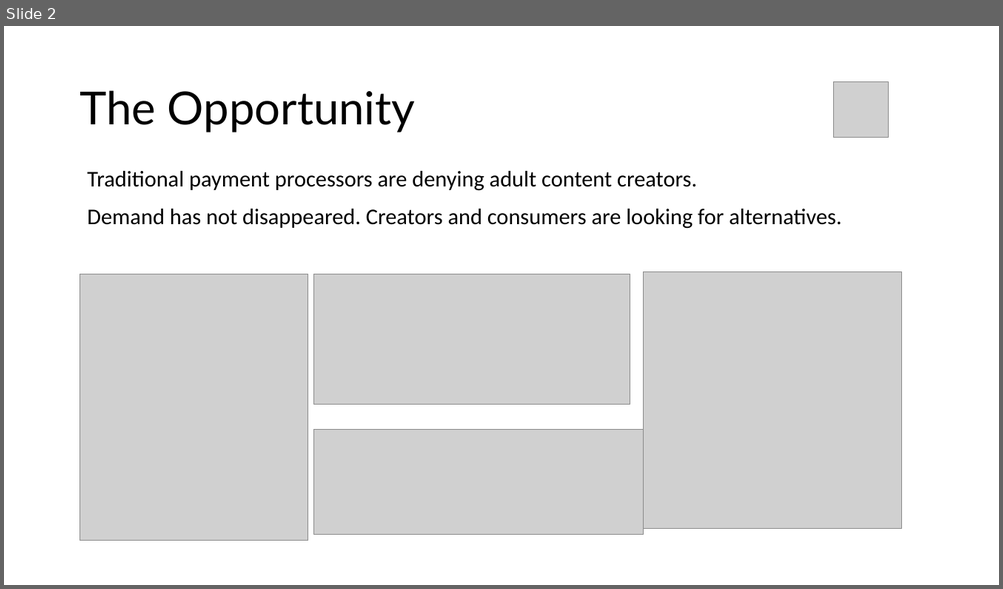
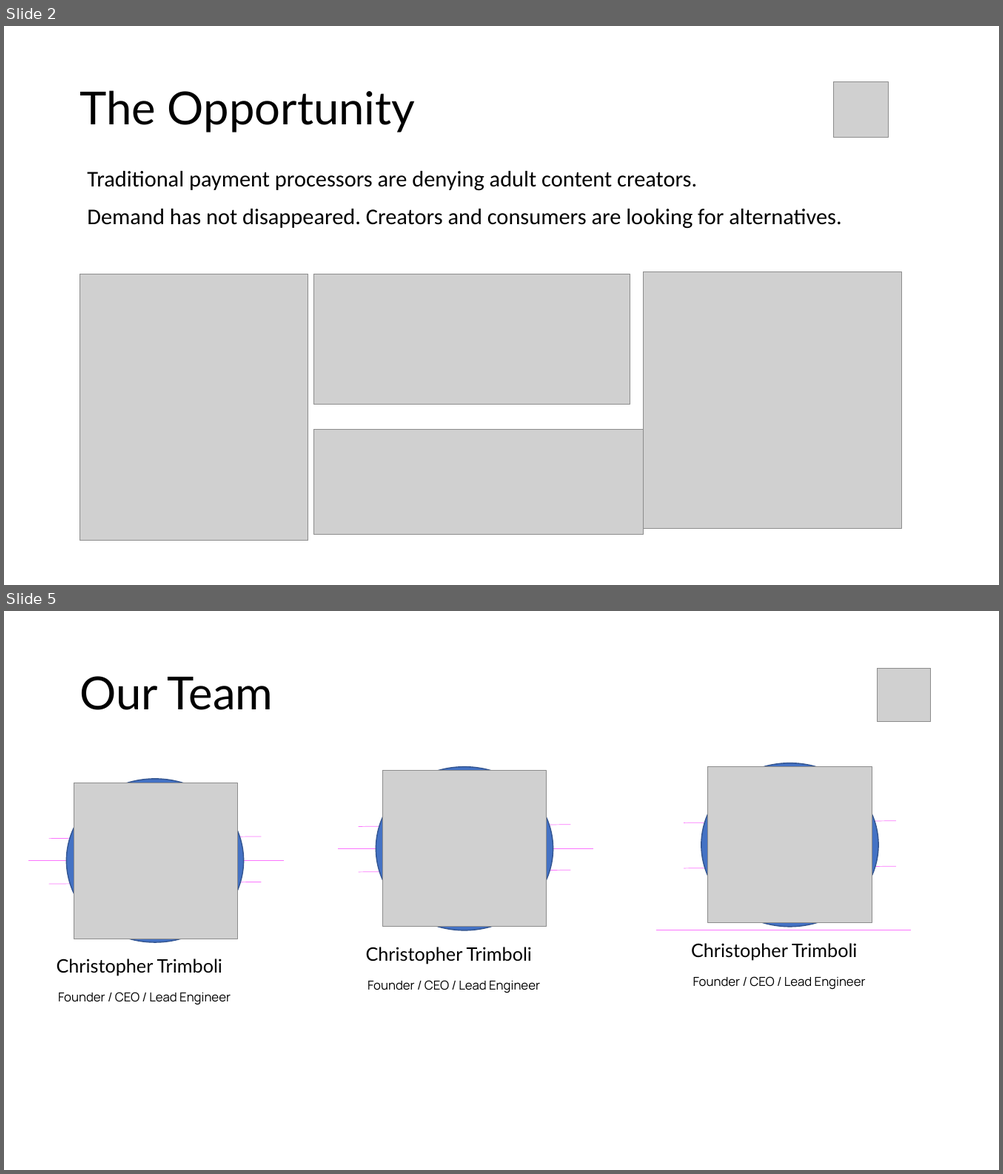
Before and after one commit to own-me/nude-pitch, a slide deck: own-me-pitch.pptx. Shown one above the other, each under a label of ours: slide 2 before the commit, slides 2 and 5 after it; the slides between them are not shown. The pictures are 1003x589 and 1003x1174 pixels, drawn with LibreOffice and Linux fonts; fonts in the diff are those of the drawing; grey boxes stand for pictures. Boxes give left, top, right and bottom in pixels: in the first picture for what was removed or moved away, otherwise in the second. Text is boxed around its words. In the diff, an @@ line names an element or a change of style, - is before the commit and + after.

```diff
--- a/own-me-pitch.pptx
+++ b/own-me-pitch.pptx
@@ slide 5 added at [4,611,999,1170], background #FFFFFF @@
@@ title added at [79,676,273,710], 44 pt, text #000000 @@
+Our Team
@@ picture added at [877,668,930,721] @@
@@ ellipse added at [701,763,878,926], fill #4472C4, outline #325491 1 pt @@
@@ ellipse added at [67,779,244,943], fill #4472C4, outline #325491 1 pt @@
@@ picture added at [74,783,239,940] @@
@@ ellipse added at [375,767,552,931], fill #4472C4, outline #325491 1 pt @@
@@ picture added at [382,771,546,927] @@
@@ picture added at [708,767,872,923] @@
@@ line added from (358, 826) to (570, 824), #FB74FE 0.5 pt @@
@@ line added from (684, 823) to (896, 820), #FB74FE 0.5 pt @@
@@ line added from (48, 839) to (262, 837), #FB74FE 0.5 pt @@
@@ line added from (338, 849) to (594, 849), #FB74FE 0.5 pt @@
@@ line added from (28, 861) to (284, 861), #FB74FE 0.5 pt @@
@@ line added from (358, 872) to (570, 870), #FB74FE 0.5 pt @@
@@ line added from (684, 869) to (896, 866), #FB74FE 0.5 pt @@
@@ line added from (48, 884) to (262, 883), #FB74FE 0.5 pt @@
@@ line added from (656, 931) to (911, 931), #FB74FE 0.5 pt @@
@@ text added at [691,943,856,960], 18 pt, text #000000 @@
+Christopher Trimboli
@@ text added at [57,959,222,976], 18 pt, text #000000 @@
+Christopher Trimboli
@@ text added at [366,947,532,964], 18 pt, text #000000 @@
+Christopher Trimboli
@@ text added at [367,980,540,994], 12 pt, text #000000 @@
+Founder / CEO / Lead Engineer
@@ text added at [693,977,865,990], 12 pt, text #000000 @@
+Founder / CEO / Lead Engineer
@@ text added at [58,992,230,1005], 12 pt, text #000000 @@
+Founder / CEO / Lead Engineer
```
Also in this commit, not shown: 1 slide changed, 6 other slides added, 1 slide removed, 1 other file.
